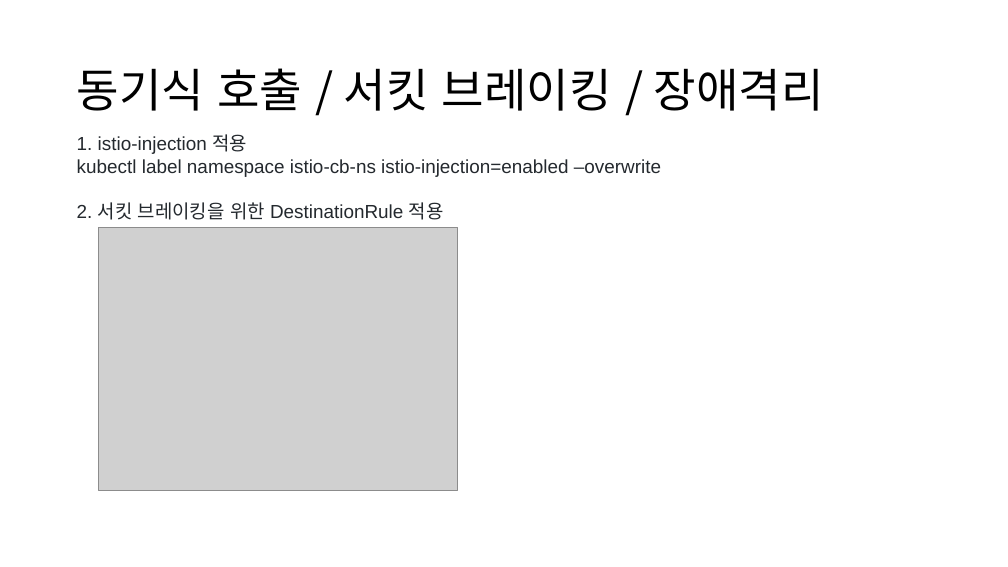
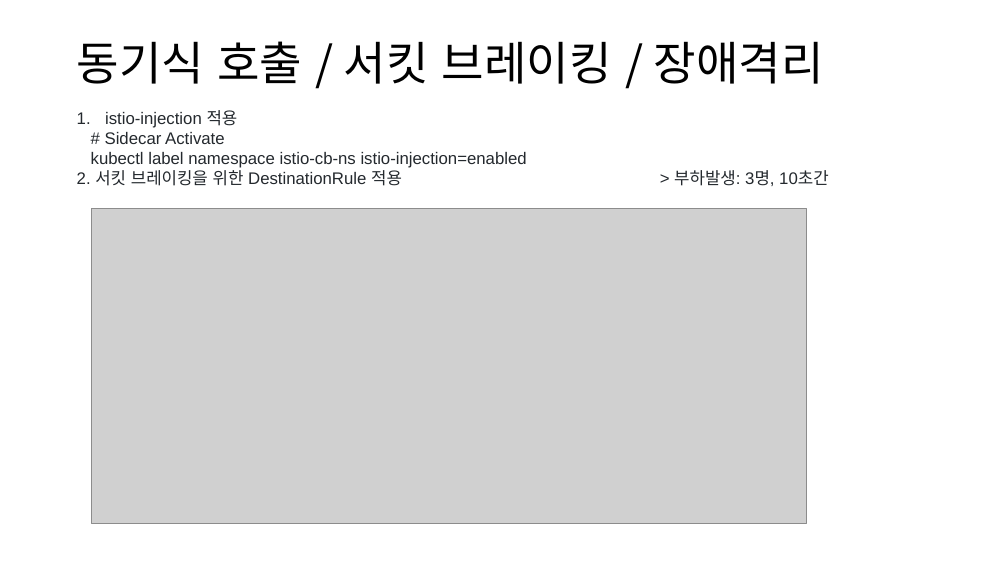
Before and after one commit to eoboon/DCNA-AWS, a slide deck: slide 34 of hTaxi_v0.2.pptx (slide 46 before the commit). Drawn at 1008x567 pixels with LibreOffice and Linux fonts; fonts in the diff are those of the drawing; grey boxes stand for pictures. Boxes give left, top, right and bottom in pixels: in the first picture for what was removed or moved away, otherwise in the second. Text is boxed around its words. In the diff, an @@ line names an element or a change of style, - is before the commit and + after.

```diff
--- a/hTaxi_v0.2.pptx
+++ b/hTaxi_v0.2.pptx
@@ title "동기식 호출 / 서킷 브레이킹 ...": place and size @@
-title "동기식 호출 / 서킷 브레이킹 ..." at bbox=[77, 68, 824, 111]
+title "동기식 호출 / 서킷 브레이킹 ..." at bbox=[77, 41, 824, 84]
@@ text "istio-injection 적용": place and size @@
-text "istio-injection 적용" at bbox=[77, 134, 661, 220]
+text "istio-injection 적용" at bbox=[77, 110, 527, 186]
@@ text at bbox=[91, 110, 527, 168]: text changed; size 18 to 16 pt @@
-1. istio-injection 적용
-kubectl label namespace istio-cb-ns istio-injection=enabled –overwrite
+1. istio-injection 적용
+# Sidecar Activate
+kubectl label namespace istio-cb-ns istio-injection=enabled
@@ text at bbox=[77, 167, 402, 186]: size 18 to 16 pt in "2. 서킷 브레이킹을 위한 DestinationRule 적용" @@
@@ text added at bbox=[674, 170, 829, 186], 16 pt, text #24292E @@
+> 부하발생: 3명, 10초간
@@ picture added at bbox=[91, 208, 807, 523] @@
@@ picture removed at bbox=[99, 228, 458, 491] @@
```
Also in this commit, not shown: 7 other slides changed, 2 slides added, 4 slides removed, 3 other files.
